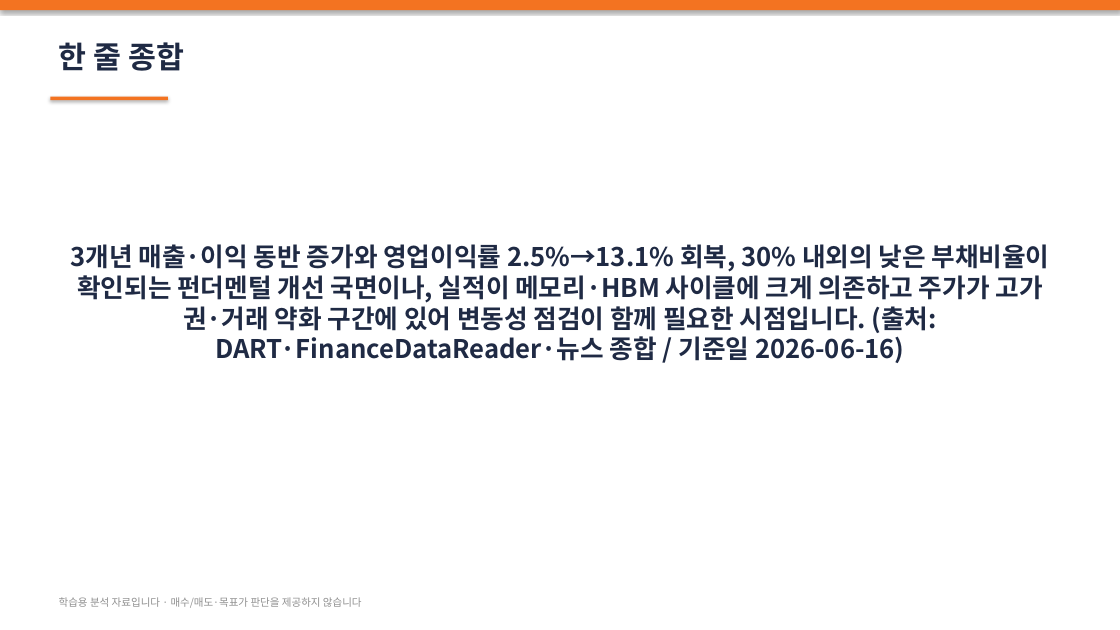
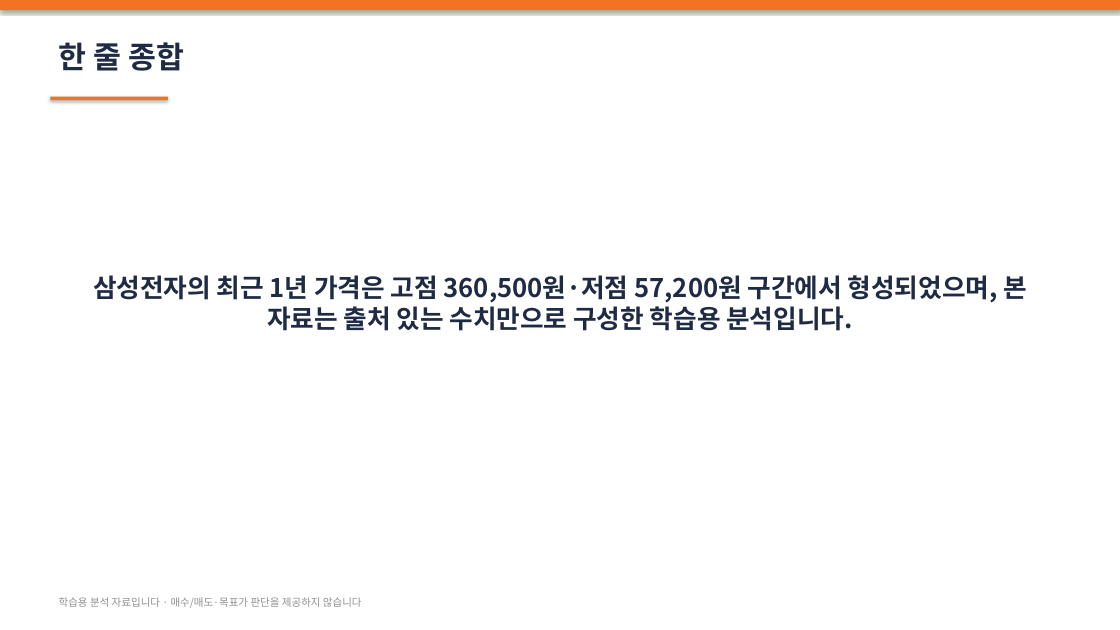
Before and after one commit to meolsui-creator/stock2, a slide deck: slide 7 of reports/pptx/삼성전자.pptx. Drawn at 1120x630 pixels with LibreOffice and Linux fonts; fonts in the diff are those of the drawing. Boxes give left, top, right and bottom in pixels: in the first picture for what was removed or moved away, otherwise in the second. Text is boxed around its words. In the diff, an @@ line names an element or a change of style, - is before the commit and + after.

```diff
--- a/reports/pptx/삼성전자.pptx
+++ b/reports/pptx/삼성전자.pptx
@@ text at <box>93,275,1027,331</box>: text changed @@
-3개년 매출·이익 동반 증가와 영업이익률 2.5%→13.1% 회복, 30% 내외의 낮은 부채비율이 확인되는 펀더멘털 개선 국면이나, 실적이 메모리·HBM 사이클에 크게 의존하고 주가가 고가권·거래 약화 구간에 있어 변동성 점검이 함께 필요한 시점입니다. (출처: DART·FinanceDataReader·뉴스 종합 / 기준일 2026-06-16)
+삼성전자의 최근 1년 가격은 고점 360,500원·저점 57,200원 구간에서 형성되었으며, 본 자료는 출처 있는 수치만으로 구성한 학습용 분석입니다.
```
Also in this commit, not shown: 5 other slides changed, 8 other files.
